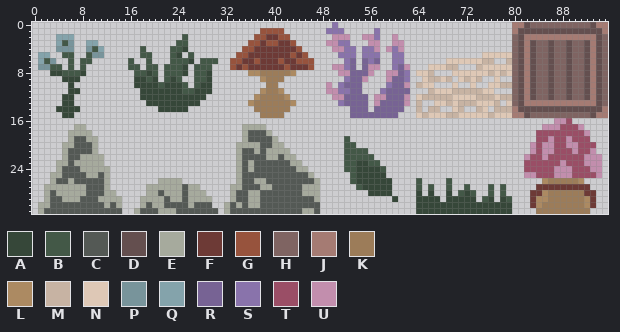
One commit to this pixel-art file: Into The Abyss/Assets/Sprites/Objectives/small objectives.aseprite. The picture above was drawn from the file before the commit.
96x32 pixels, 1 frame.
Palette (. is transparent): A #364739  B #435847  C #545955  D #644f4f  E #a6aa9d  F #6d3a36  G #97533d  H #7f6462  J #a57b73  K #9c7c59  L #ac8a62  M #c7b3a3  N #dec8b6  P #78949b  Q #84a3ab  R #776394  S #8973ab  T #9a4e66  U #c28ead
Pixels before (only the part around the change), first column x 0:
 0 .........................
 1 .........................
 2 ....QQQ..................
 3 ....QBP..QQ.............B
 4 ....PPP..PBQ......B....BB
 5 .QQ..BB..BPP......BB...BA
 6 .QBP..B.BB......B..B...BB
 7 .PPBB.B.B.......BB.BB.BBB
 8 ...AABBBA........BBAB.BBB
 9 .....AAA.........AABA.BAB
10 ......A..........AAAABAAA
11 ......AA..........AAAAAAA
12 .....AA...........AAAAAAA
13 .....AA............AAAAAA
14 ....AAAA.............AAAA
15 .....AA..................
16 .........................
17 .......EE................
18 ......EEEE...............
19 ......ECCEE..............
20 .....EECCCE..............
21 .....ECCCCE..............
22 .....ECCEEEE.............
23 ....EECEEEEE.............
The same view after the edit:
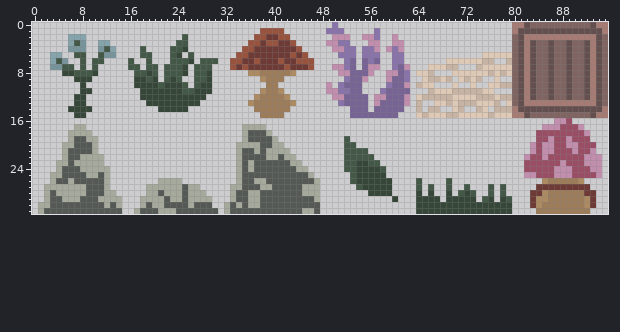
Edits made:
Changed rows in their new state; - is an unchanged pixel.
first column x 1:
 2 ---..-QQ-----
 3 ---..QBP..QQ-
 4 ---..-PP..PBQ
 5 ..QQ..BB..BPP
 6 ..QBP.--.BB--
 7 ..PPB----B---
 8 --..AA-BBA---
 9 ----..-AA----
10 -----.-A-----
11 -----..AA----
12 ----..AA-----
13 ----..AA-----
14 ---..--AA----
15 ----..AA-----
Changed places in both pictures, as pixel boxes (x1, y1, x2, y2):
changed: (38, 34, 116, 118)
